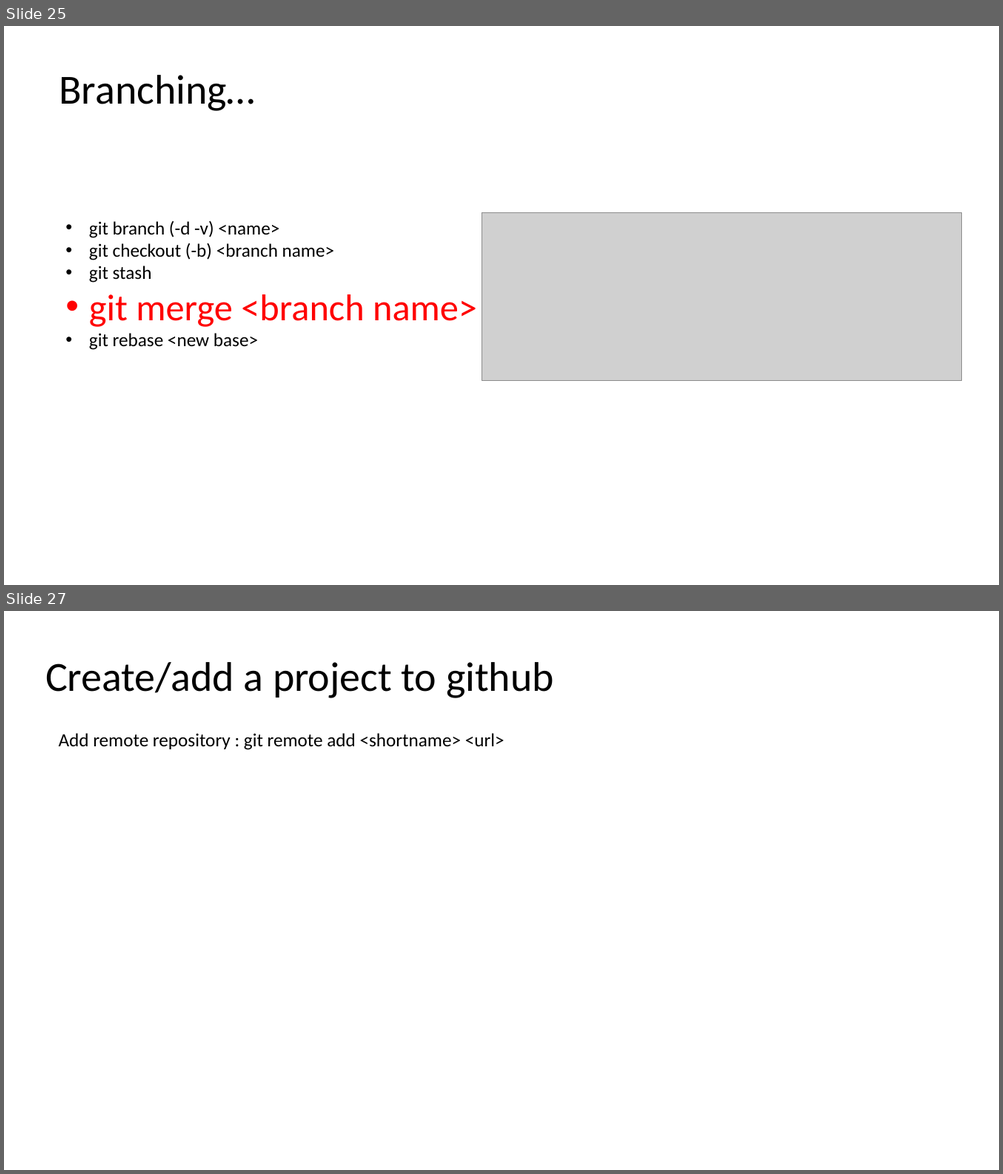
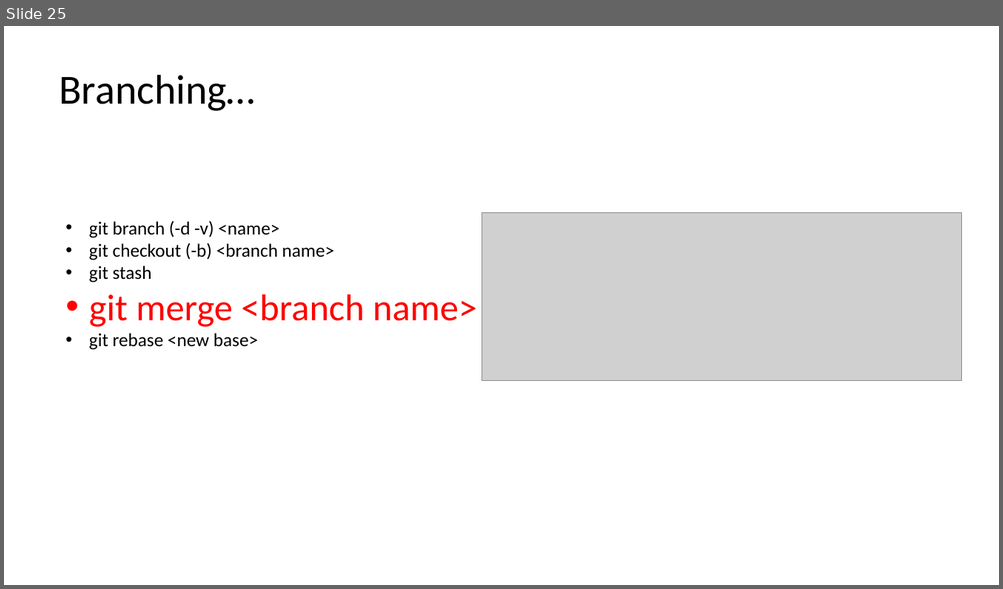
Before and after one commit to jwrauch/git-group-meeting-presentation, a slide deck: learn-to-git.pptx. Shown one above the other, each under a label of ours: slides 25 and 27 before the commit, slide 25 after it; the slides between them are not shown. The pictures are 1003x1174 and 1003x589 pixels, drawn with LibreOffice and Linux fonts; fonts in the diff are those of the drawing; grey boxes stand for pictures. Boxes give left, top, right and bottom in pixels: in the first picture for what was removed or moved away, otherwise in the second. Text is boxed around its words. In the diff, an @@ line names an element or a change of style, - is before the commit and + after.

Commit message:
made changes to github slide

```diff
--- a/learn-to-git.pptx
+++ b/learn-to-git.pptx
@@ slide 27 removed at [4, 611, 999, 1170], background #FFFFFF @@
@@ text removed at [45, 662, 554, 698] @@
-Create/add a project to github
@@ text removed at [59, 733, 504, 750] @@
-Add remote repository : git remote add <shortname> <url>
```
Also in this commit, not shown: 2 slides changed.
